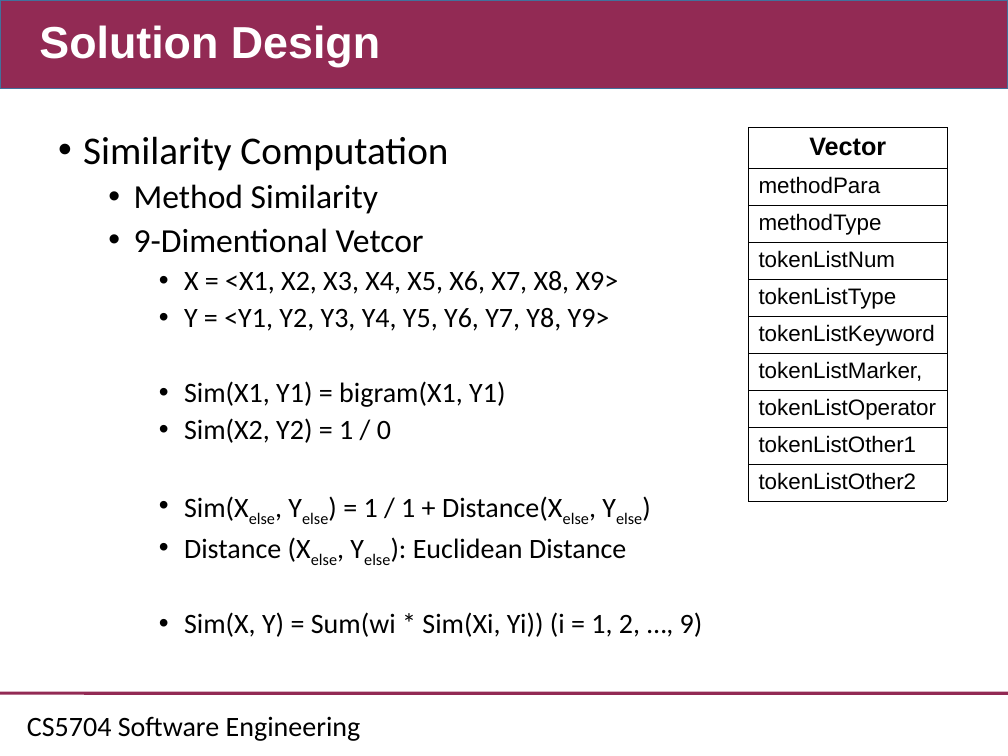
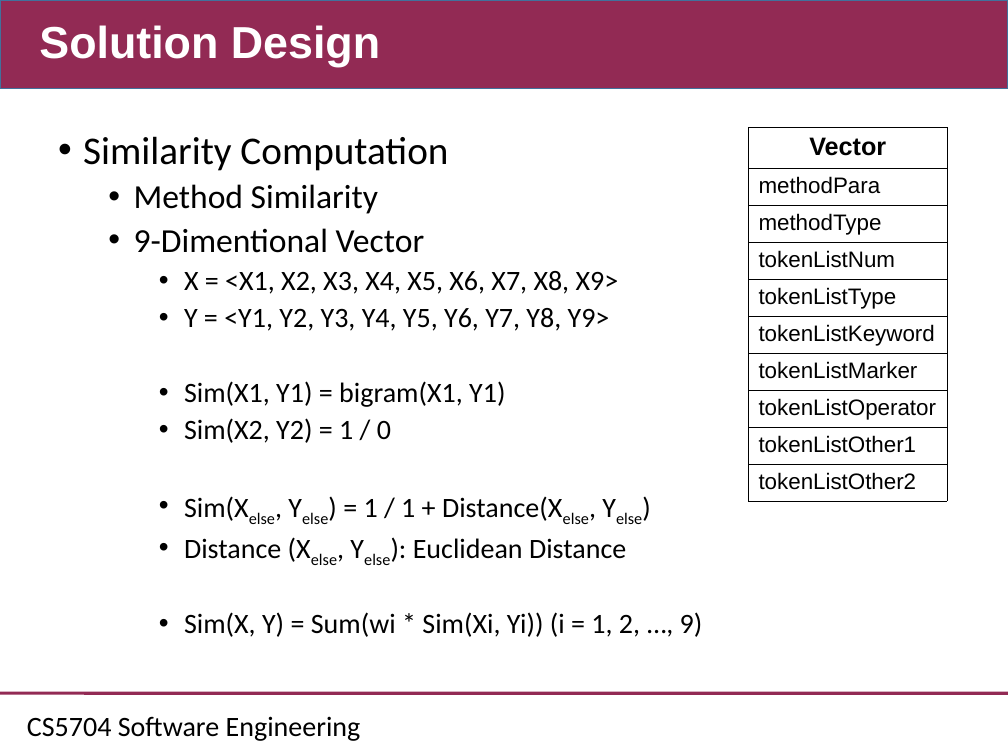
Before and after one commit to CSCC5704/Documents, a slide deck: slide 13 of CS5704_Midpoint.ppt. Drawn at 1008x756 pixels with LibreOffice and Linux fonts; fonts in the diff are those of the drawing; background and template pictures are left out. Boxes give left, top, right and bottom in pixels: in the first picture for what was removed or moved away, otherwise in the second. Text is boxed around its words. In the diff, an @@ line names an element or a change of style, - is before the commit and + after.

```diff
--- a/CS5704_Midpoint.ppt
+++ b/CS5704_Midpoint.ppt
@@ table at box(749, 128, 948, 501) @@
-row 7, column 1: tokenListMarker,
+row 7, column 1: tokenListMarker
@@ text at box(134, 228, 425, 253): text changed @@
-  • 9-Dimentional Vetcor
+  • 9-Dimentional Vector
```
Also in this commit, not shown: 2 other slides changed, 1 other file.
